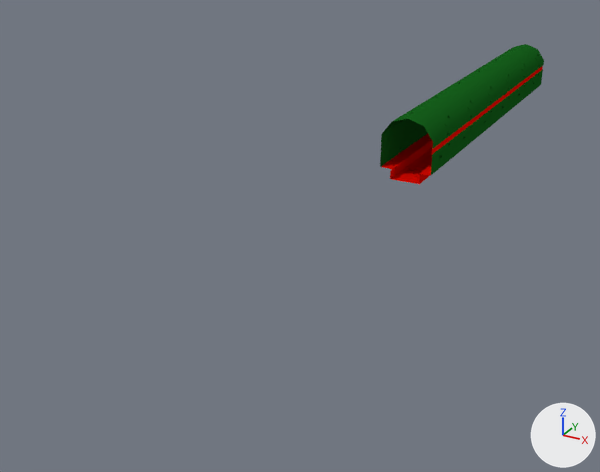
The Blender file art/media/buildings/corridors/industrialCorridor.blend as it was, and as the next commit left it.
Rendered twice from a camera (50 mm lens) standing at (15.9, -41.9, 15.7) and looking at (-3.8, -6.1, -2.3). The axes (+X, +Y, +Z) are drawn at lower right. The lights are the same throughout. The same objects are shown in both versions, whatever each file hides.

In view in the first picture: 'corridor'.
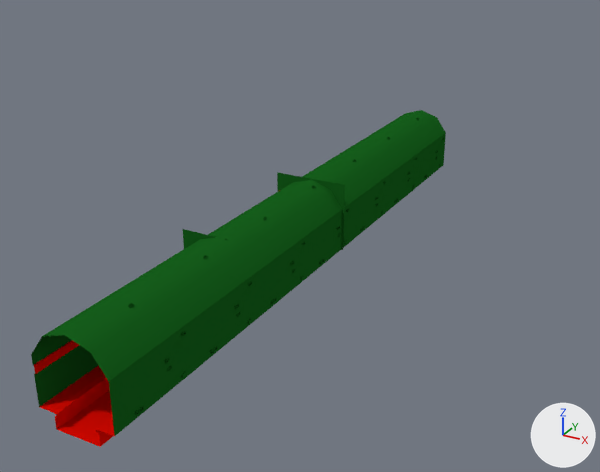
Commit message: Add the begining of the ventilation shaft corridor

Boxes (x1, y1, x2, y2) around the edits, measured in the pictures (600 x 472 px):
```json
{"object": "corridor", "change": "mesh turned, modifiers changed", "before": [380, 44, 544, 184], "after": [31, 110, 446, 447]}
{"object": "Plane", "change": "added", "after": [183, 172, 345, 250], "on screen": "green", "faces in mat_walls (its picture is missing)": [183, 172, 345, 250]}
```

Scene script edits in JSON lines:
```json
{"block": "me_corridor", "where": "me_corridor.from_pydata(...)  # 153 vertices, 103 faces; spans x -1.56..1.57, y -1.0..3.0, z -0.12..3.49"}
{"block": "me_corridor", "where": "# used by ob_corridor; location = (0.0, 0.0, 0.0)"}
{"block": "me_corridor", "change": "me_corridor part 1: the whole mesh is turned 180 degrees about the z axis through the mesh origin"}
{"op": "add", "block": "me_plane", "code": ["me_plane = bpy.data.meshes.new('Plane')", "me_plane.from_pydata(...)  # 126 vertices, 90 faces; spans x -1.7..1.6, y -7.0..0.07, z -0.5..2.52", "# faces by material slot: [51, 39]", "me_plane.materials.append(mat_walls)  # its picture is missing", "me_plane.materials.append(mat_floor)  # its picture is missing"]}
{"block": "ob_corridor", "where": "_m = ob_corridor.modifiers.new('Array', 'ARRAY')"}
{"op": "set", "path": "_m.count", "old": "6", "new": "7"}
{"block": "ob_corridor", "where": "_m = ob_corridor.modifiers.new('Array', 'ARRAY')"}
{"op": "set", "path": "_m.relative_offset_displace", "old": "(0.0, 1.0, 0.0)", "new": "(0.0, -1.0, 0.0)"}
{"op": "add", "block": "ob_plane", "code": ["ob_plane = bpy.data.objects.new('Plane', me_plane)", "ob_plane.location = (0.0, -12.0, 1.0)", "_m = ob_plane.modifiers.new('EdgeSplit', 'EDGE_SPLIT')"]}
```
